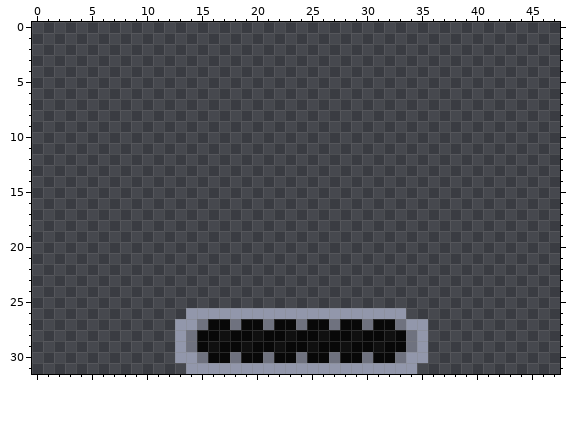
Pixel-art file -- Assets/Art/CharacterModels/Player/player.aseprite. Above, as it was before the edit.
48x32 pixels, 1 frame. Colours within 5 levels of each other are drawn and written as one.
And afterwards:
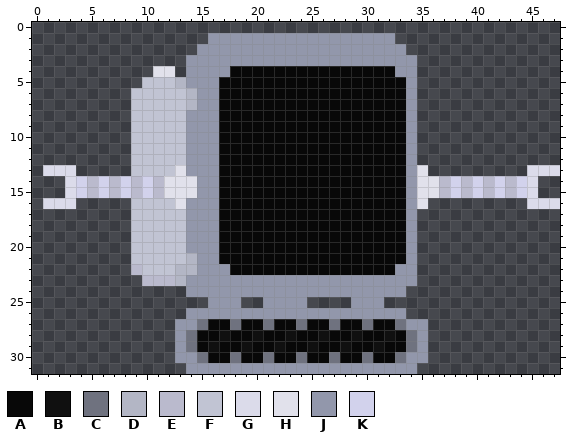
Palette (. is transparent): A #080808  B #101010  C #6f727f  D #b3b6c5  E #babacd  F #c1c4d3  G #dbdbea  H #e1e1eb  J #9297ab  K #d2d2ec
Changes in this commit:
{"change": "layer \"right-arm/right-arm-upper\" now shown"}
{"change": "layer \"right-arm/right-arm-lower\" now shown"}
{"change": "layer \"Body\" now shown"}
{"change": "layer \"left-arm Copy/left-arm-upper\" now shown"}
{"change": "layer \"left-arm Copy/left-arm-lower\" now shown"}
{"y":1,"x":16,"old":".................","new":"JJJJJJJJJJJJJJJJJ"}
{"y":2,"x":15,"old":"...................","new":"JJJJJJJJJJJJJJJJJJJ"}
{"y":3,"x":14,"old":".....................","new":"JJJJJJJJJJJJJJJJJJJJJ"}
{"y":4,"x":11,"old":"..","new":"HH"}
{"y":4,"x":14,"old":".....................","new":"JJJJAAAAAAAAAAAAAAAJJ"}
{"y":5,"x":10,"old":".........................","new":"FFFDJJJAAAAAAAAAAAAAAAAAJ"}
{"y":6,"x":9,"old":"..........................","new":"FFFFFDJJAAAAAAAAAAAAAAAAAJ"}
{"y":7,"x":9,"old":"..........................","new":"FFFFFDJJAAAAAAAAAAAAAAAAAJ"}
{"y":8,"x":9,"old":"..........................","new":"FFFFFJJJAAAAAAAAAAAAAAAAAJ"}
{"y":9,"x":9,"old":"..........................","new":"FFFFFJJJAAAAAAAAAAAAAAAAAJ"}
{"y":10,"x":9,"old":"..........................","new":"FFFFFJJJAAAAAAAAAAAAAAAAAJ"}
{"y":11,"x":9,"old":"..........................","new":"FFFFFJJJAAAAAAAAAAAAAAAAAJ"}
{"y":12,"x":9,"old":"..........................","new":"FFFFFJJJAAAAAAAAAAAAAAAAAJ"}
{"y":13,"x":1,"old":"...","new":"GGG"}
{"y":13,"x":9,"old":"...........................","new":"FFFFHJJJAAAAAAAAAAAAAAAAAJH"}
{"y":13,"x":45,"old":"...","new":"GGG"}
{"y":14,"x":3,"old":"...........................................","new":"GKEKEKEKEHHHJJAAAAAAAAAAAAAAAAAJHHEKEKEKEKG"}
{"y":15,"x":3,"old":"...........................................","new":"GKEKEKEKEHHHJJAAAAAAAAAAAAAAAAAJHHEKEKEKEKG"}
{"y":16,"x":1,"old":"...","new":"GGG"}
{"y":16,"x":9,"old":"...........................","new":"FFFFHJJJAAAAAAAAAAAAAAAAAJH"}
{"y":16,"x":45,"old":"...","new":"GGG"}
{"y":17,"x":9,"old":"..........................","new":"FFFFFJJJAAAAAAAAAAAAAAAAAJ"}
{"y":18,"x":9,"old":"..........................","new":"FFFFFJJJAAAAAAAAAAAAAAAAAJ"}
{"y":19,"x":9,"old":"..........................","new":"FFFFFJJJAAAAAAAAAAAAAAAAAJ"}
{"y":20,"x":9,"old":"..........................","new":"FFFFFJJJAAAAAAAAAAAAAAAAAJ"}
{"y":21,"x":9,"old":"..........................","new":"FFFFFDJJAAAAAAAAAAAAAAAAAJ"}
{"y":22,"x":9,"old":"..........................","new":"EFFFDDJJJAAAAAAAAAAAAAAAJJ"}
{"y":23,"x":10,"old":".........................","new":"EEEDJJJJJJJJJJJJJJJJJJJJJ"}
{"y":24,"x":14,"old":"....................","new":"JJJJJJJJJJJJJJJJJJJJ"}
{"y":25,"x":16,"old":"...","new":"JJJ"}
{"y":25,"x":21,"old":"....","new":"JJJJ"}
{"y":25,"x":29,"old":"...","new":"JJJ"}
